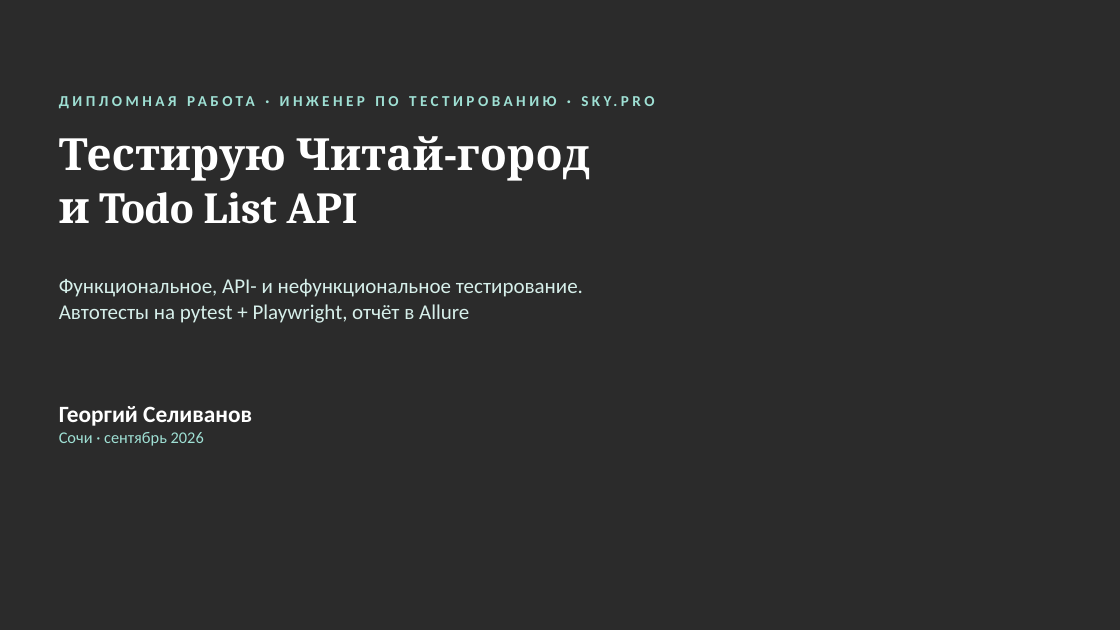
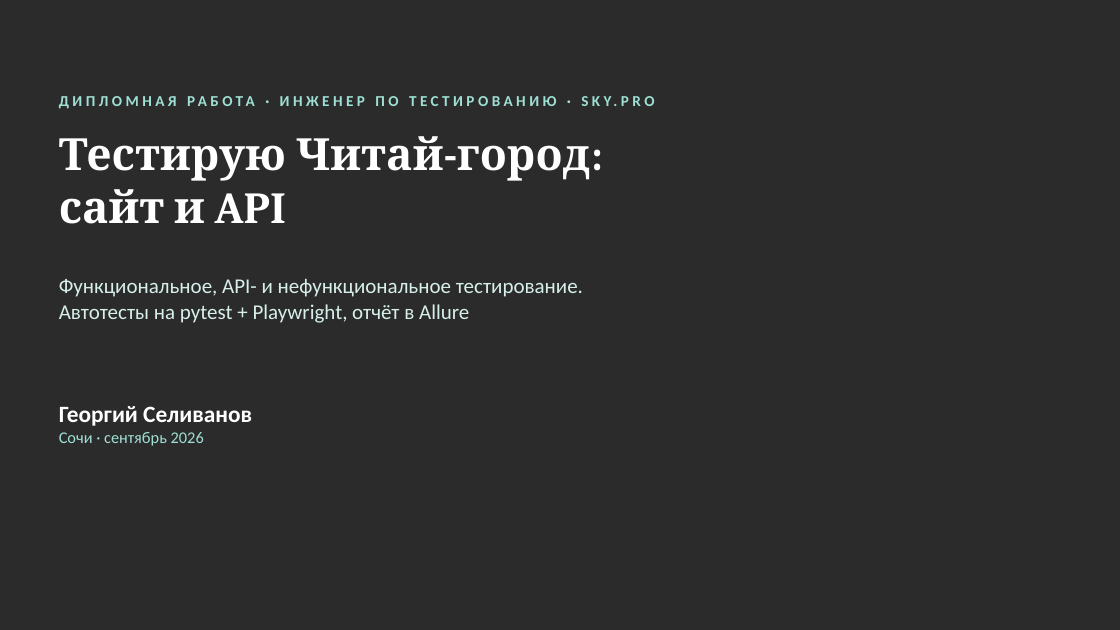
Before and after one commit to Gera-lang405/skypro-diploma-automation, a slide deck: slide 1 of diploma_presentation.pptx. Drawn at 1120x630 pixels with LibreOffice and Linux fonts; fonts in the diff are those of the drawing; background and template pictures are left out; a plain dark background stands for a picture behind light text. Boxes give left, top, right and bottom in pixels: in the first picture for what was removed or moved away, otherwise in the second. Text is boxed around its words. In the diff, an @@ line names an element or a change of style, - is before the commit and + after.

Commit message:
Документы под API Читай-города: тест-кейсы, чек-лист, коллекция Postman, презентация

```diff
--- a/diploma_presentation.pptx
+++ b/diploma_presentation.pptx
@@ text at <box>59,136,590,224</box>: text changed @@
-Тестирую Читай-город
-и Todo List API
+Тестирую Читай-город:
+сайт и API
```
Also in this commit, not shown: 5 other slides changed, 4 slides added, 3 slides removed, 4 other files.
